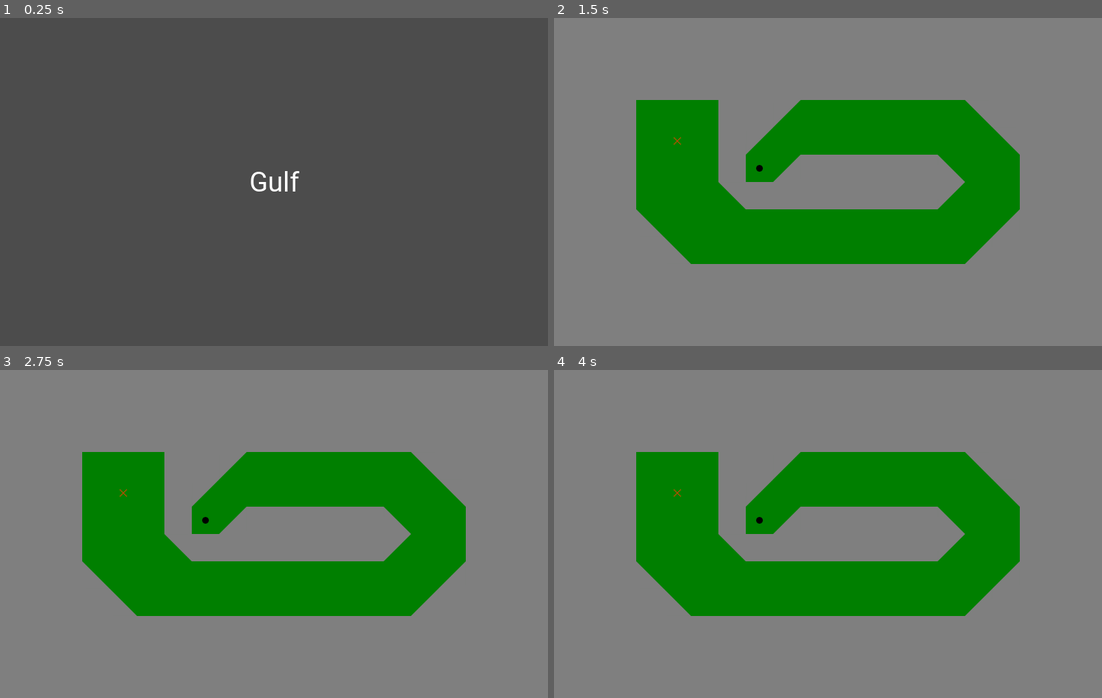
Above: before the commit, frames 1-4 (two rows, left to right).
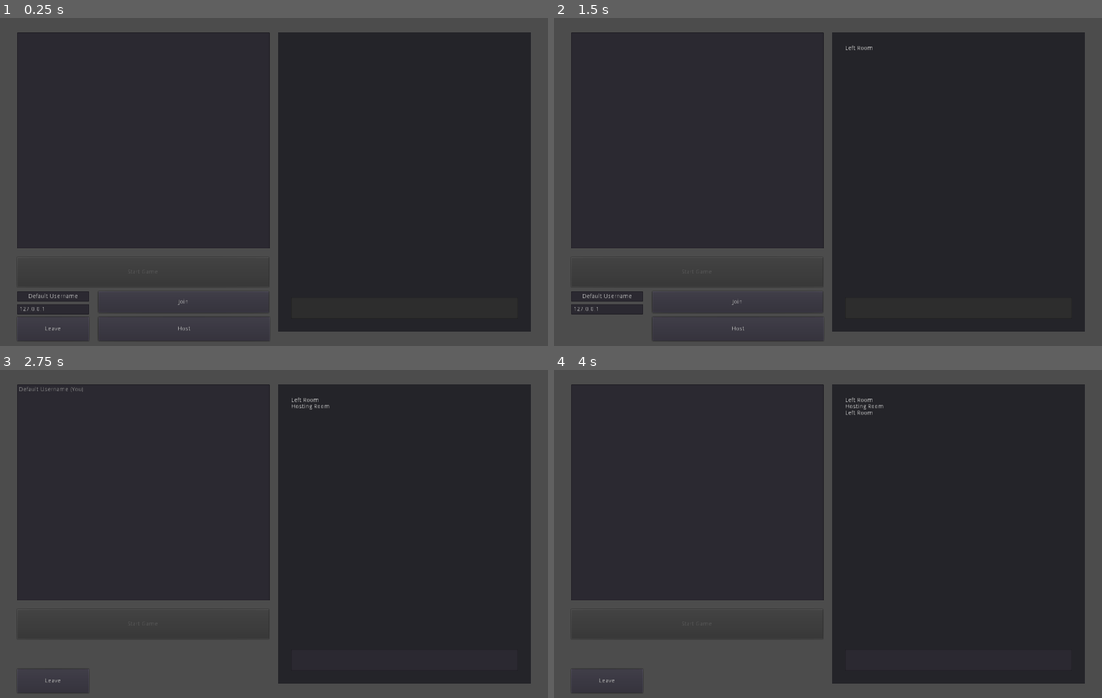
Above: after the commit, the same moments.

Repository: Halfwhit/Gulf
Game: Godot game, scene res://Scenes/GUI/Lobby.tscn
Two runs of this game, one before a commit and one after it. Both use one fixed random seed, a clock stepped at 60 frames per second and the inputs below. Before the commit the project starts from res://Scenes/Main.tscn.
Inputs (mouse positions are in pixels of both pictures, inside the frame that each line leads up to):
- Up to frame 1 (0.25 s): no input
- Up to frame 2 (1.5 s): click (608, 329) at 0.5 s, where only the run after the commit has a clickable "Leave"; click (828, 218) at 1.25 s, where only the run before the commit has a clickable "Start Solo Game"
- Up to frame 3 (2.75 s): click (186, 681) at 2 s, where only the run after the commit has a clickable "Host"
- Up to frame 4 (4 s): click (608, 681) at 2.75 s, where only the run after the commit has a clickable "Leave"; click (740, 655) at 3.5 s, where only the run after the commit has a clickable "Join"

The runs differ from the first frame. In frame 1, 74% of the frame differs, in the area x 3-97%, y 4-99%; in frame 2, 100%; in frame 3, 100%, in the area x 0-100%, y 0-100%; in frame 4, 100%.

Commit message:
- Fixed multiplayer spawn physics - Added some documentation

Diff:
--- a/Scenes/Assets/Player.gd
+++ b/Scenes/Assets/Player.gd
@@ -2,7 +2,6 @@
 
 var max_force = 5000
 var ball_vector = Vector2()
-var collision
 var in_motion
 var in_water
 var in_yellow
@@ -10,21 +9,13 @@
 var start_point
 var reset_point
 var total_hits = 0
-var turn
-
-signal turn_taken
 
 puppet var slave_position = Vector2()
 var player_name
+signal turn_taken
 
-func toggle_turn():
-	match turn:
-		true:
-			turn = false
-		false:
-			turn = true
-
-func is_a_ball():
+func is_a_ball(): #used for collision testing
+	#warning-ignore:standalone_expression
 	true
 
 func set_player_name(playerName):
@@ -33,9 +24,12 @@
 
 func _ready():
 	#start_point = get_parent().get_node_or_null("SpawnPoint").position
-	print("Spawned player")
-	turn = false
+	#warning-ignore:return_value_discarded
+	connect("turn_taken", self, "release_physics")
 	slave_position = position
+
+func release_physics():
+	set_collision_mask_bit(0, true)
 
 func _draw():
 	if in_motion == false:
@@ -43,27 +37,24 @@
 
 #warning-ignore:unused_argument
 func _process(delta):
-		update()
+		update() #calls _draw()
 
 func _physics_process(delta):
-	if is_network_master():
-
+	if is_network_master(): #if owner take turn
 		#Update in_motion variable
 		check_motion()
-
-		if in_motion == false and Input.is_action_just_pressed("touch_main"):
+		if in_motion == false and Input.is_action_just_pressed("touch_main"): #then set vector for shot and update score
 			get_new_vector()
 			total_hits += 1
 			global.total_score += 1
+			emit_signal("turn_taken")
 
 		hit_ball(delta)
-		emit_signal("turn_taken")
-
 		#Apply friction
 		ball_vector = ball_vector.linear_interpolate(Vector2(0,0), friction * delta)
 
-		rset_unreliable("slave_position", position)
-	else:
+		rset_unreliable("slave_position", position) #update this players slave position with its actual position, so that it renders for other players
+	else: #update my location for other players
 		position = slave_position
 
 func get_new_vector():
@@ -74,8 +65,8 @@
 	ball_vector = vector
 
 func check_motion():
-	if ball_vector.length() <= 1:
-		ball_vector = Vector2()
+	if ball_vector.length() <= 1: #if ball has nearly or has stopped moving
+		ball_vector = Vector2() #resets the balls vector to an empty vector (no movement)
 		in_motion = false
 		if in_water:
 			position = reset_point
@@ -87,21 +78,22 @@
 		in_motion = true
 
 func hit_ball(delta):
-	collision = move_and_collide(ball_vector * delta)
+	var collision = move_and_collide(ball_vector * delta)
 	if collision:
 			ball_vector = ball_vector.bounce(collision.normal)
+			#warning-ignore:return_value_discarded
 			move_and_collide(ball_vector * delta)
 
-func in_water():
+func is_in_water():
 	in_water = true
 	ball_vector /= 4
 
-func in_yellow():
+func is_in_yellow():
 	in_yellow = true
 	ball_vector /= 4
 
 func _on_Area2D_area_entered(area):
 	if area.get_name() == "WaterArea2D":
-		in_water()
+		is_in_water()
 	if area.get_name() == "YellowArea2D":
-		in_yellow()
+		is_in_yellow()
--- a/Scenes/Assets/Player.tscn
+++ b/Scenes/Assets/Player.tscn
@@ -5,6 +5,8 @@
 [ext_resource path="res://Fonts/title.tres" type="DynamicFont" id=3]
 
 [sub_resource type="CircleShape2D" id=1]
+resource_local_to_scene = true
+resource_name = "BallCollision"
 radius = 25.0
 
 [sub_resource type="CircleShape2D" id=2]
@@ -12,15 +14,17 @@
 radius = 15.0
 
 [node name="Player" type="KinematicBody2D"]
+pause_mode = 1
 scale = Vector2( 0.25, 0.25 )
-collision_mask = 7
+collision_mask = 2
 script = ExtResource( 1 )
 
 [node name="Sprite" type="Sprite" parent="."]
 texture = ExtResource( 2 )
 
-[node name="CollisionShape2D" type="CollisionShape2D" parent="."]
+[node name="BallCollision" type="CollisionShape2D" parent="."]
 shape = SubResource( 1 )
+one_way_collision_margin = 0.0
 
 [node name="TriggerArea" type="Area2D" parent="."]
 
--- a/Scenes/Levels/LevelController.gd
+++ b/Scenes/Levels/LevelController.gd
@@ -18,6 +18,7 @@
 	var tileSet = tileMap.get_tileset()
 	var usedCells = tileMap.get_used_cells()
 
+	#Setup tilemap
 	for pos in usedCells :
 		var id = tileMap.get_cell(pos.x, pos.y)
 		var name = tileSet.tile_get_name(id)
--- a/project.godot
+++ b/project.godot
@@ -16,7 +16,7 @@
 [application]
 
 config/name="Gulf"
-run/main_scene="res://Scenes/Main.tscn"
+run/main_scene="res://Scenes/GUI/Lobby.tscn"
 config/icon="res://icon.png"
 
 [autoload]
